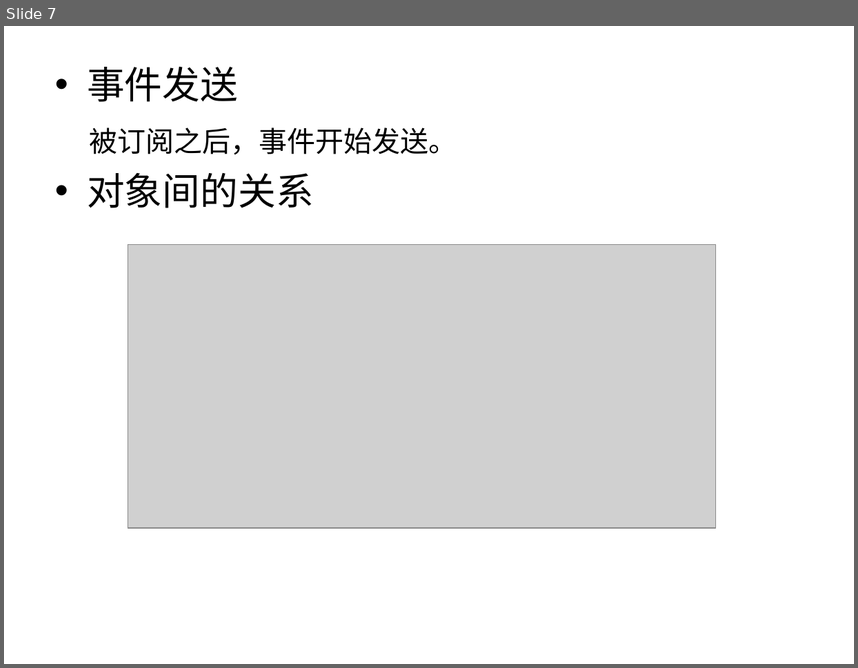
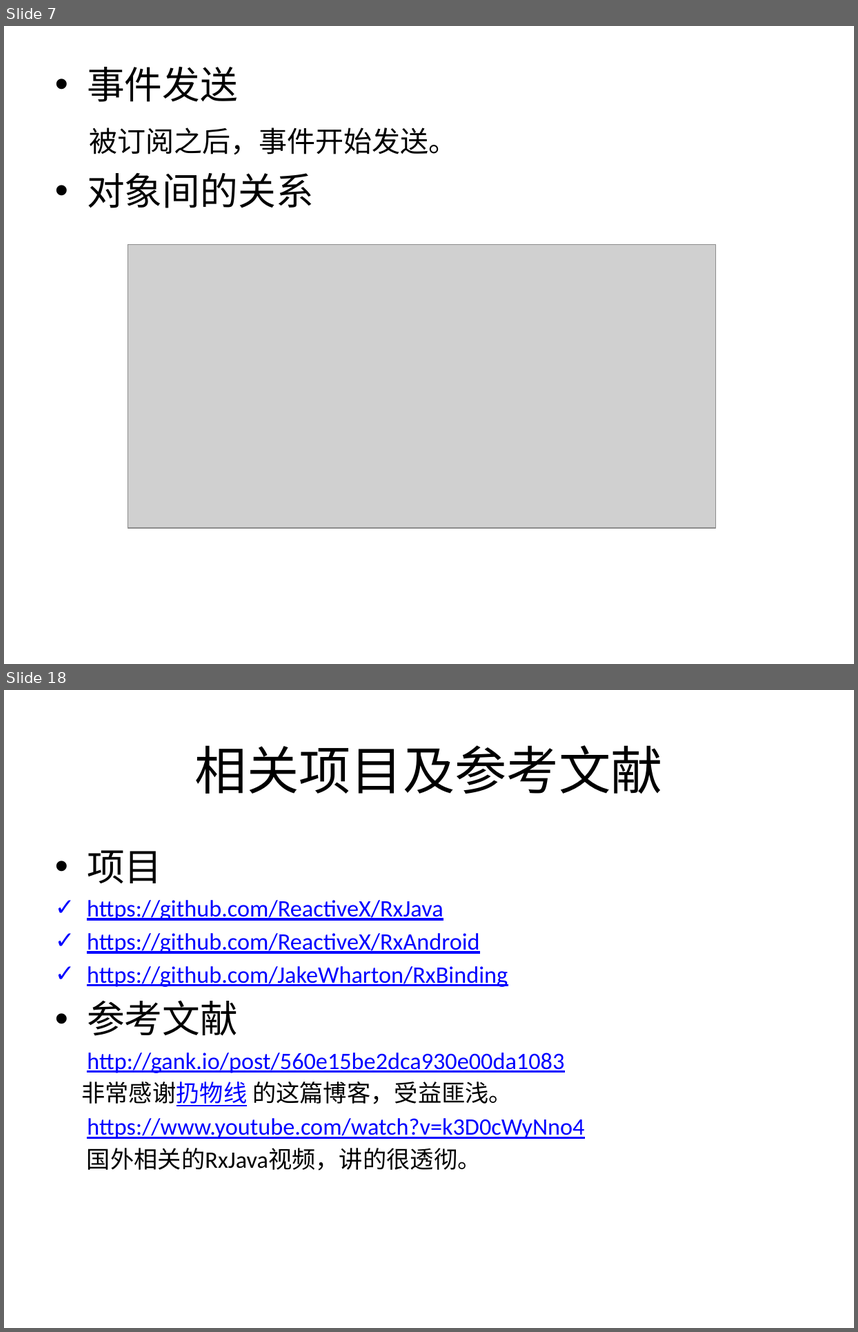
Before and after one commit to YongHuiLuo/TinyEasyView, a slide deck: RxJava 简介.pptx. Shown one above the other, each under a label of ours: slide 7 before the commit, slides 7 and 18 after it; the slides between them are not shown. The pictures are 858x668 and 858x1332 pixels, drawn with LibreOffice and Linux fonts; fonts in the diff are those of the drawing; grey boxes stand for pictures. Boxes give left, top, right and bottom in pixels: in the first picture for what was removed or moved away, otherwise in the second. Text is boxed around its words. In the diff, an @@ line names an element or a change of style, - is before the commit and + after.

```diff
--- a/RxJava 简介.pptx
+++ b/RxJava 简介.pptx
@@ slide 18 added at (4,690,854,1328), background #FFFFFF @@
@@ title added at (195,745,663,793), 44 pt, text #000000 @@
+相关项目及参考文献
@@ text added at (81,850,584,1170), 20 pt, text #0000FF, underline @@
+• 项目
+✓ https://github.com/ReactiveX/RxJava
+✓ https://github.com/ReactiveX/RxAndroid
+✓ https://github.com/JakeWharton/RxBinding
+• 参考文献
+http://gank.io/post/560e15be2dca930e00da1083
+非常感谢扔物线 的这篇博客，受益匪浅。
+https://www.youtube.com/watch?v=k3D0cWyNno4
+国外相关的RxJava视频，讲的很透彻。
```
Also in this commit, not shown: 10 slides changed, 3 other slides added, 1 slide removed, 4 other files.
